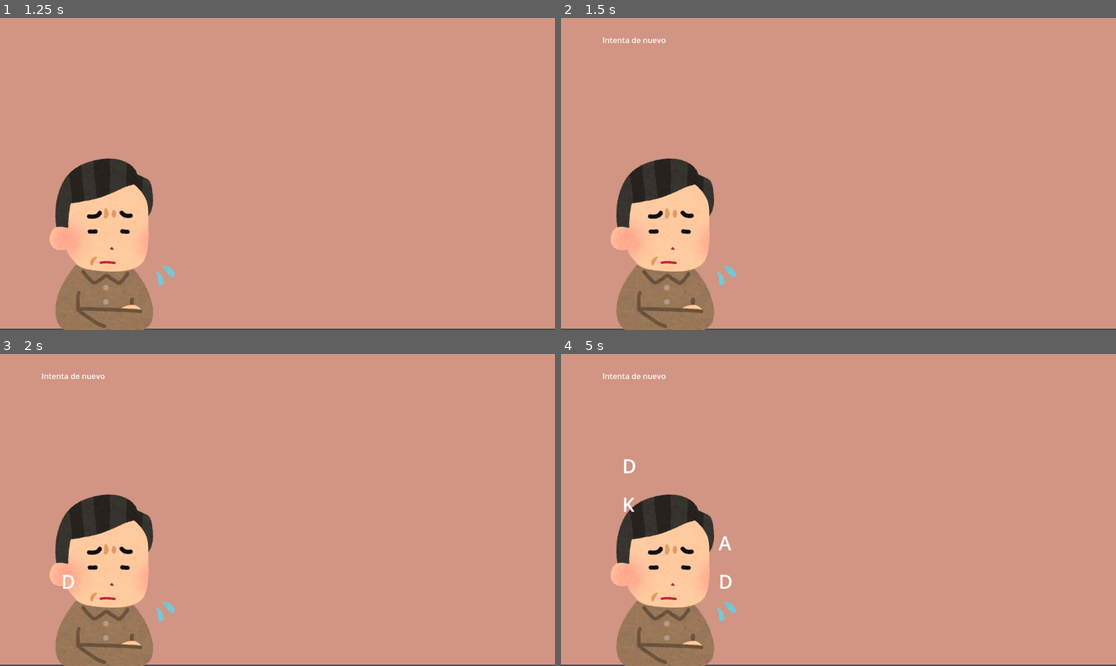
Above: before the commit, frames 1-4 (two rows, left to right).
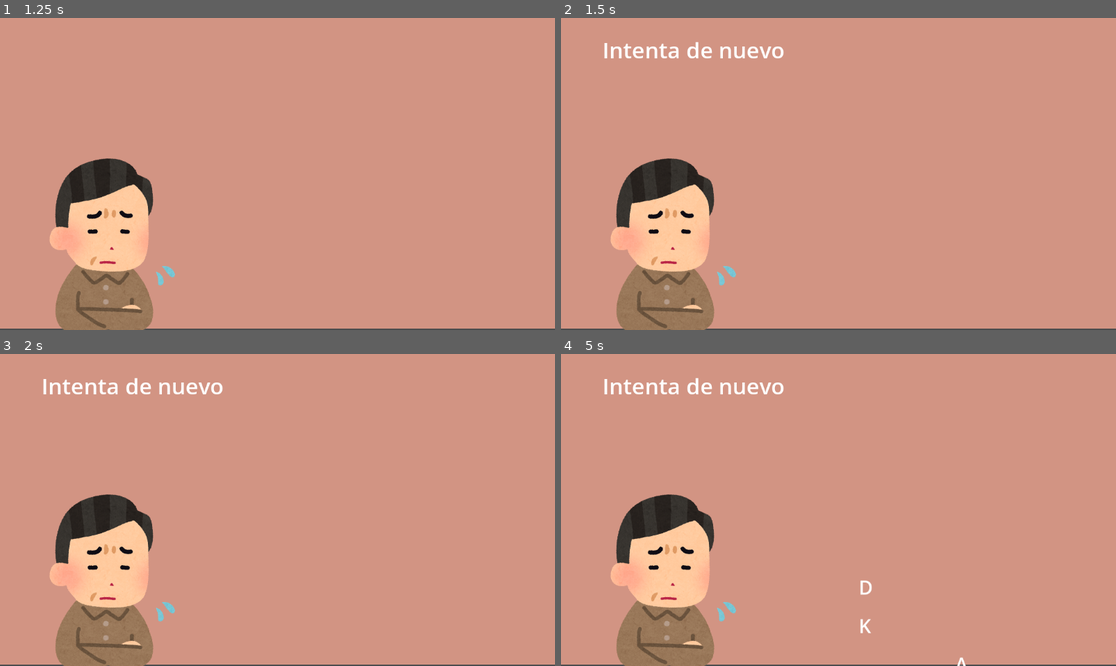
Above: after the commit, the same moments.

Repository: eliasescalante/atEase
Game: Godot game, scene res://scenes/main.tscn
The game is run twice, just before and just after one commit, with the same random seed, the same clock (stepped at 60 frames per second) and the same inputs. The project has no main scene, so this scene is started directly.
Inputs:
- Up to frame 1 (1.25 s): click "Start🌟" at 0.5 s
- Up to frame 2 (1.5 s): tap Enter at 1.25 s
- Up to frame 3 (2 s): no input
- Up to frame 4 (5 s): no input

Frame 1 is identical in both runs. In frame 2, 0.7% of the frame differs, in the area x 7-41%, y 6-13%; in frame 3, 0.8%; in frame 4, 1.1%, in the area x 7-73%, y 6-100%.

Commit message:
arreglo a juego 1

Diff:
--- a/scenes/level_1.tscn
+++ b/scenes/level_1.tscn
@@ -1,7 +1,10 @@
-[gd_scene load_steps=3 format=3 uid="uid://dsimwv51sdjhc"]
+[gd_scene load_steps=4 format=3 uid="uid://dsimwv51sdjhc"]
 
 [ext_resource type="PackedScene" uid="uid://5kxehfwigglt" path="res://scenes/player.tscn" id="1_014kd"]
 [ext_resource type="Script" uid="uid://oyf12nifre7x" path="res://scripts/level_1.gd" id="1_bswci"]
+
+[sub_resource type="LabelSettings" id="LabelSettings_bswci"]
+font_size = 46
 
 [node name="Level1" type="Node2D"]
 script = ExtResource("1_bswci")
@@ -15,6 +18,7 @@
 position = Vector2(227, 478)
 
 [node name="BubblesContainer" type="Node2D" parent="."]
+position = Vector2(491, 252)
 
 [node name="RespirationBar" type="TextureProgressBar" parent="."]
 offset_left = 1053.0
@@ -30,5 +34,6 @@
 offset_top = 34.0
 offset_right = 308.0
 offset_bottom = 101.0
+label_settings = SubResource("LabelSettings_bswci")
 
 [node name="BubbleSpawner" type="Timer" parent="."]
